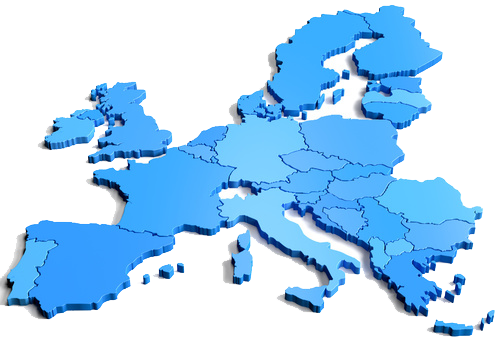
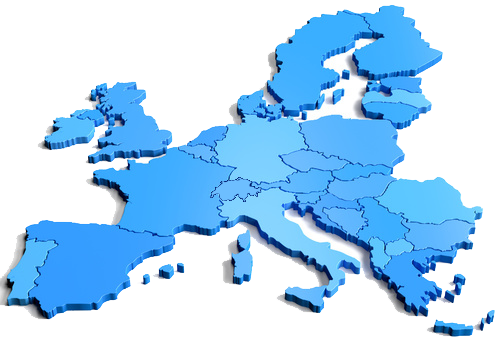
Revision of a layered 500×349 image; what changed, layer by layer:
added layer "Ebene 4" above "Ebene 5" over [210, 177, 261, 202]
added layer "Ebene 5" above "Ebene 3" over [210, 177, 261, 202]
